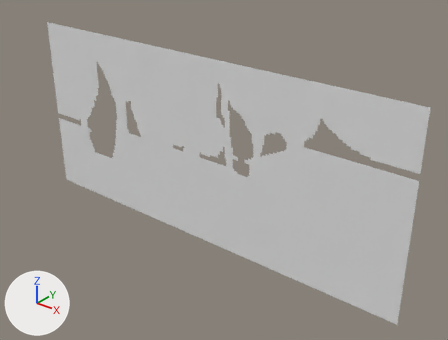
What one commit did to the OBJ model Assets/Tiled2Unity/Meshes/level9.obj.
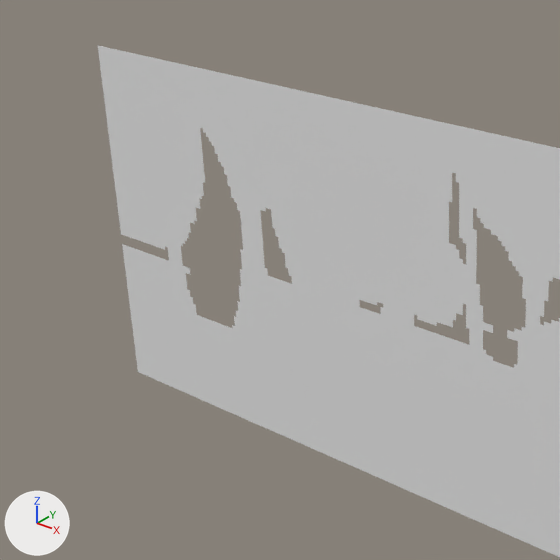
Old and new are each drawn whole from a camera (50 mm lens) standing at (75.0, -214.0, 78.0) and looking at (-104.0, 10.0, -61.0) and again close up on the part from 0% to 60% of the width and 0% to 79% of the height. Lighting does not change. The marker at lower left points along +X, +Y and +Z. Where no turn or scale is listed for an object, it has been applied to the vertices.

Objects in the first close-up: 'level9'.
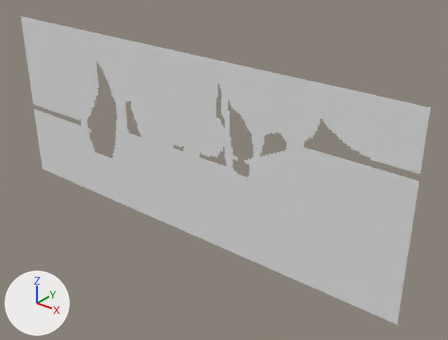
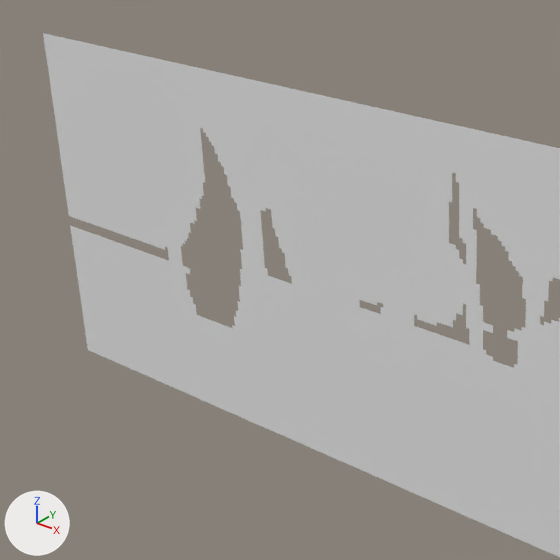
Edits to the bpy script that builds the scene:
```text
Change me_level9:
    used by ob_level9; location = (0.0, 0.0, 0.0)
    remove me_level9.from_pydata(...)  # 21234 vertices, 20566 faces; spans x -225.0..0.0, y 0.0, z -100.0..0.0
    add me_level9.from_pydata(...)  # 23709 vertices, 22991 faces; spans x -250.0..0.0, y 0.0, z -100.0..0.0
    me_level9 part 1: 2475 vertices added at x -250.0..-226.0, y 0.0, z -100.0..0.0
```

Changed parts and their boxes [x1, y1, x2, y2] in the close-ups (560 x 560 px):
'level9', reshaped: before [98, 45, 560, 557]; after [43, 33, 560, 557]
part 1 of me_level9, added: after [43, 33, 138, 372]
